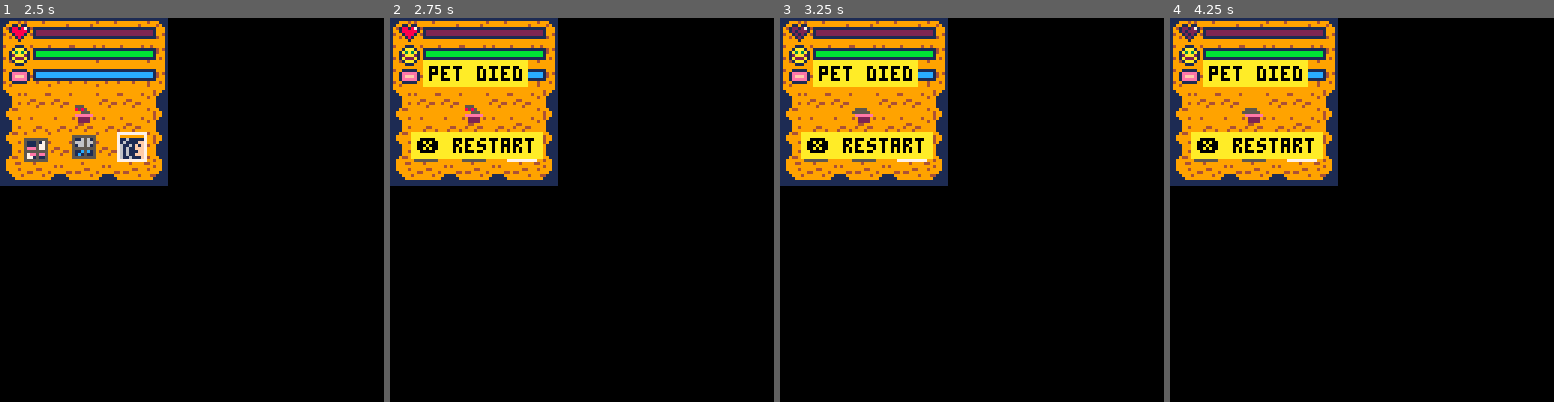
Above: before the commit, frames 1-4 (left to right).
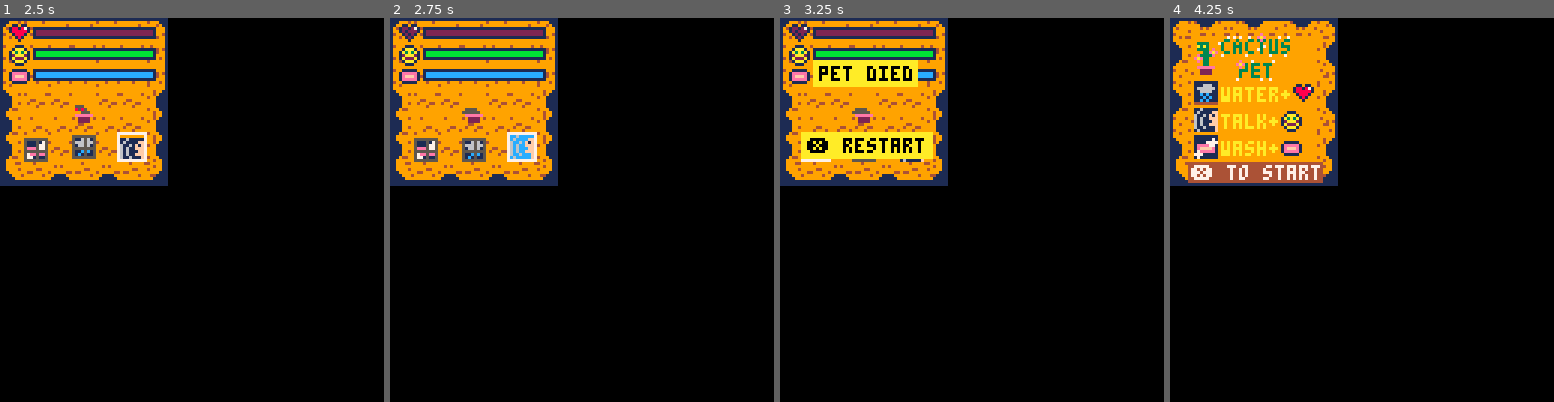
Above: after the commit, the same moments.

Repository: CarrotKnits/cactus_pet
Game: PICO-8 cartridge cactus_pet.p8
The game is run twice, just before and just after one commit, with the same random seed, the same clock (stepped at 60 frames per second) and the same inputs.
Inputs:
- Up to frame 1 (2.5 s): tap X (X key) at 0.33, 1.07, 1.85 s; hold Right 1.6-2.1 s; hold Right from 2.47 s (still down)
- Up to frame 2 (2.75 s): keep holding Right
- Up to frame 3 (3.25 s): tap X (X key) at 2.97 s; release Right at 3.03 s; hold Left from 3.08 s (still down)
- Up to frame 4 (4.25 s): release Left at 3.58 s; hold Right from 4.02 s (still down); tap X (X key) at 4.08 s

Frame 1 is identical in both runs. In frame 2, 4.5% of the frame differs, in the area x 3-40%, y 2-37%; in frame 3, 0.1%; in frame 4, 12%, in the area x 0-43%, y 0-43%.

Commit message:
MAKE game reset after gameover on pressing 'x'

Diff:
--- a/game_over.lua
+++ b/game_over.lua
@@ -1,14 +1,13 @@
 --game over
 
 function i_gameover()
-    gameover_cd = 60
-    gameover_cd_max = 60
+    gameover_cd = 15
+    gameover_cd_max = 15
 end
 
 function u_gameover()
     if btnp(❎) then
-        game_state = "play"
-        gameover_cd = gameover_cd_max
+        _init()
     end
 end
 
--- a/stats.lua
+++ b/stats.lua
@@ -97,7 +97,7 @@
 		hp_code = "dy"
 	elseif hp.state == "dead" then
 		hp_code = "dd"
-		while gameover_cd > 0 do
+		if gameover_cd > 0 then
 			gameover_cd -= 1
 			if gameover_cd == 0 then
 				game_state = "gameover"
